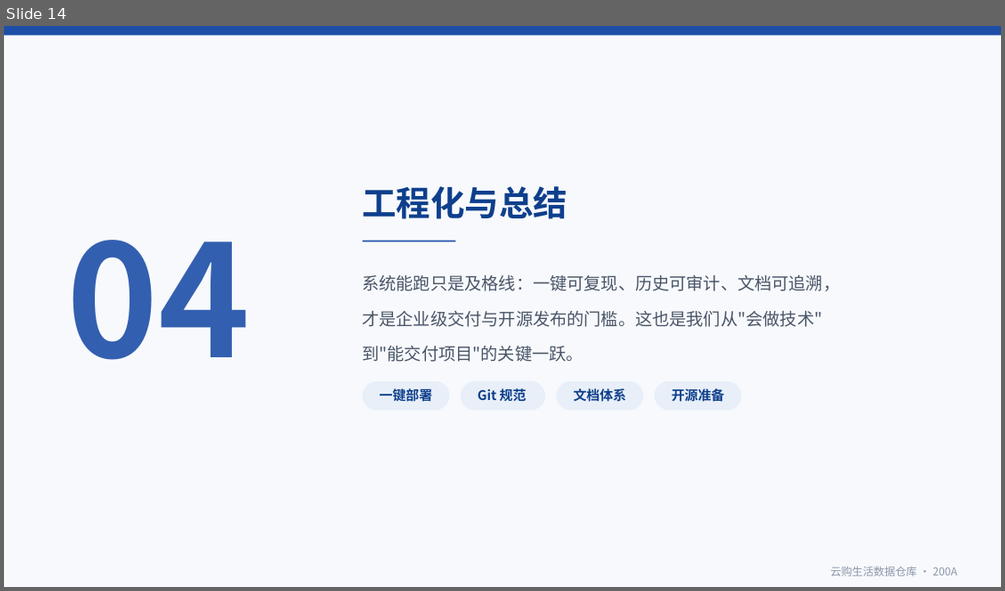
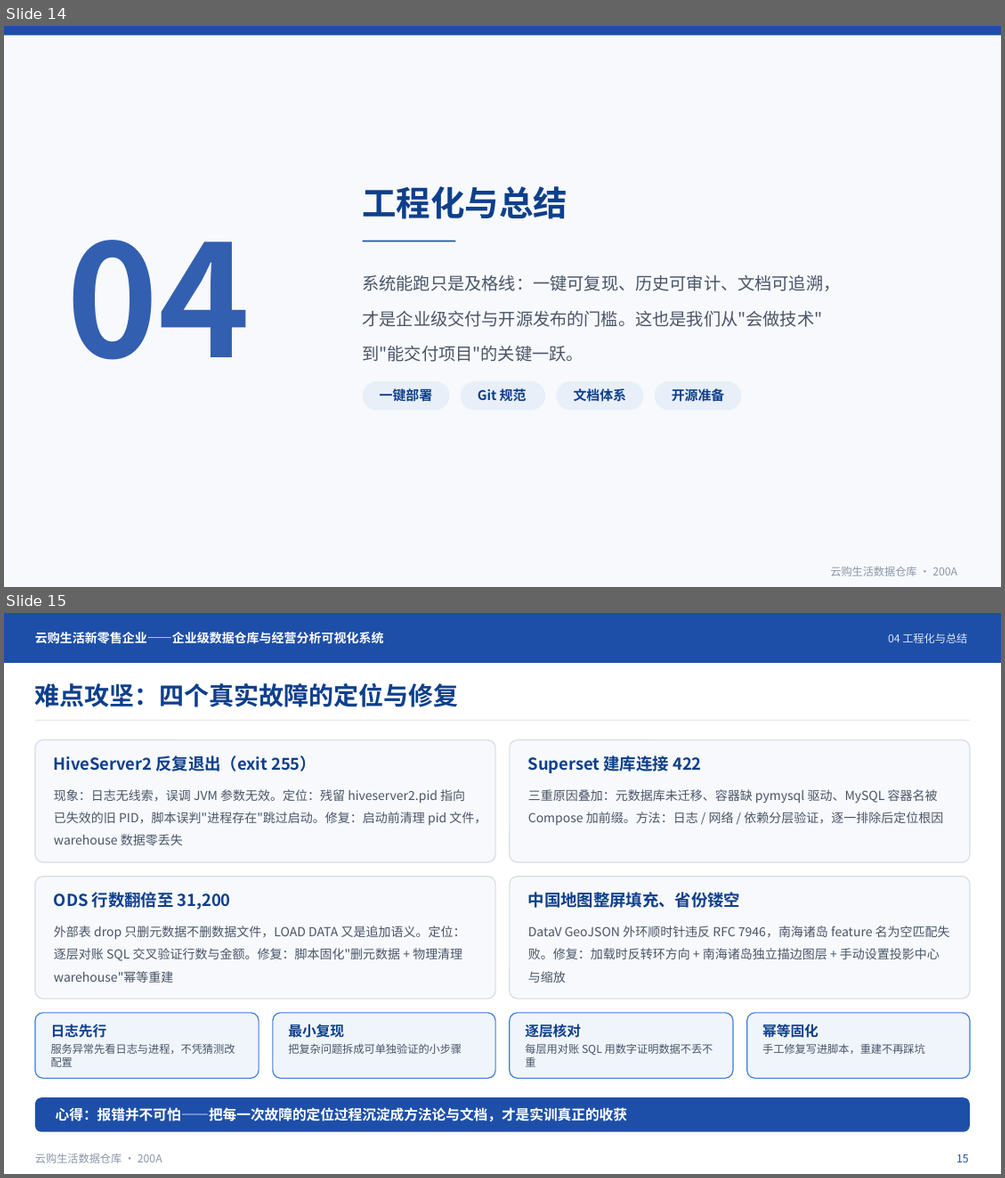
Before and after one commit to wangzhida26/hive-project, a slide deck: docs/答辩演示/综合答辩演示.pptx. Shown one above the other, each under a label of ours: slide 14 before the commit, slides 14 and 15 after it. The pictures are 1005x591 and 1005x1178 pixels, drawn with LibreOffice and Linux fonts; fonts in the diff are those of the drawing. Boxes give left, top, right and bottom in pixels: in the first picture for what was removed or moved away, otherwise in the second. Text is boxed around its words. In the diff, an @@ line names an element or a change of style, - is before the commit and + after.

Commit message:
docs(ppt): 答辩PPT完善至17页——新增难点攻坚页、智能问答意图感知可视化
- P12/P13 补充第5周图表引擎能力（7类图型自动匹配、中国地图合规渲染、中文万/亿格式）
- 新增 P15 难点攻坚与实训心得（四个真实故障：HiveServer2 pid残留 / Superset 422 / ODS翻倍 / GeoJSON环方向）
- 原 P15/P16 顺延为 P16/P17，页脚页码同步
- 同步更新 DESIGN.md、答辩稿、答辩讲稿、演示流程单（16页→17页）

```diff
--- a/docs/答辩演示/综合答辩演示.pptx
+++ b/docs/答辩演示/综合答辩演示.pptx
@@ slide 15 added at [4, 613, 1001, 1174], background #FFFFFF @@
@@ rectangle added at [4, 613, 1001, 663], fill #1E4FA8 @@
@@ text added at [35, 632, 384, 644], 12 pt, text #FFFFFF, bold @@
+云购生活新零售企业——企业级数据仓库与经营分析可视化系统
@@ text added at [888, 633, 967, 643], 10.5 pt, text #FFFFFF at 85% opacity @@
+04 工程化与总结
@@ text added at [35, 683, 459, 707], 24 pt, text #0E3F8C, bold @@
+难点攻坚：四个真实故障的定位与修复
@@ rectangle added at [35, 720, 971, 721], fill #D6DCE5 @@
@@ rounded rectangle added at [35, 740, 496, 863], fill #F7F9FC, outline #D6DCE5 1 pt @@
@@ rounded rectangle added at [510, 740, 971, 863], fill #F7F9FC, outline #D6DCE5 1 pt @@
@@ text added at [54, 755, 316, 771], 15.8 pt, text #0E3F8C, bold @@
+HiveServer2 反复退出（exit 255）
@@ text added at [528, 755, 701, 773], 15.8 pt, text #0E3F8C, bold @@
+Superset 建库连接 422
@@ text added at [54, 789, 486, 845], 12 pt, text #4A5568 @@
+现象：日志无线索，误调 JVM 参数无效。定位：残留 hiveserver2.pid 指向已失效的旧 PID，脚本误判"进程存在"跳过启动。修复：启动前清理 pid 文件，warehouse 数据零丢失
@@ text added at [528, 789, 943, 825], 12 pt, text #4A5568 @@
+三重原因叠加：元数据库未迁移、容器缺 pymysql 驱动、MySQL 容器名被 Compose 加前缀。方法：日志 / 网络 / 依赖分层验证，逐一排除后定位根因
@@ rounded rectangle added at [35, 876, 496, 999], fill #F7F9FC, outline #D6DCE5 1 pt @@
@@ rounded rectangle added at [510, 876, 971, 999], fill #F7F9FC, outline #D6DCE5 1 pt @@
@@ text added at [54, 892, 231, 909], 15.8 pt, text #0E3F8C, bold @@
+ODS 行数翻倍至 31,200
@@ text added at [528, 892, 740, 908], 15.8 pt, text #0E3F8C, bold @@
+中国地图整屏填充、省份镂空
@@ text added at [54, 925, 466, 982], 12 pt, text #4A5568 @@
+外部表 drop 只删元数据不删数据文件，LOAD DATA 又是追加语义。定位：逐层对账 SQL 交叉验证行数与金额。修复：脚本固化"删元数据 + 物理清理 warehouse"幂等重建
@@ text added at [528, 925, 950, 982], 12 pt, text #4A5568 @@
+DataV GeoJSON 外环顺时针违反 RFC 7946，南海诸岛 feature 名为空匹配失败。修复：加载时反转环方向 + 南海诸岛独立描边图层 + 手动设置投影中心与缩放
@@ rounded rectangle added at [35, 1013, 259, 1078], fill #F0F5FC, outline #3D7BD9 1 pt @@
@@ rounded rectangle added at [273, 1013, 495, 1078], fill #F0F5FC, outline #3D7BD9 1 pt @@
@@ rounded rectangle added at [510, 1013, 733, 1078], fill #F0F5FC, outline #3D7BD9 1 pt @@
@@ rounded rectangle added at [747, 1013, 971, 1078], fill #F0F5FC, outline #3D7BD9 1 pt @@
@@ text added at [51, 1023, 107, 1038], 13.5 pt, text #0E3F8C, bold @@
+日志先行
@@ text added at [288, 1023, 344, 1038], 13.5 pt, text #0E3F8C, bold @@
+最小复现
@@ text added at [525, 1023, 581, 1038], 13.5 pt, text #0E3F8C, bold @@
+逐层核对
@@ text added at [762, 1023, 818, 1038], 13.5 pt, text #0E3F8C, bold @@
+幂等固化
@@ text added at [51, 1044, 235, 1067], 10.5 pt, text #4A5568 @@
+服务异常先看日志与进程，不凭猜测改配置
@@ text added at [288, 1044, 461, 1054], 10.5 pt, text #4A5568 @@
+把复杂问题拆成可单独验证的小步骤
@@ text added at [525, 1043, 713, 1067], 10.5 pt, text #4A5568 @@
+每层用对账 SQL 用数字证明数据不丢不重
@@ text added at [762, 1044, 925, 1054], 10.5 pt, text #4A5568 @@
+手工修复写进脚本，重建不再踩坑
@@ rounded rectangle added at [35, 1097, 971, 1132], fill #1E4FA8 @@
@@ text added at [56, 1107, 627, 1121], 13.5 pt, text #FFFFFF, bold @@
+心得：报错并不可怕——把每一次故障的定位过程沉淀成方法论与文档，才是实训真正的收获
@@ text added at [35, 1153, 162, 1163], 10.5 pt, text #8B97A8 @@
+云购生活数据仓库 · 200A
@@ text added at [956, 1154, 969, 1162], 10.5 pt, text #1E4FA8 @@
+15
```
Also in this commit, not shown: 3 slides changed, 9 other files.
